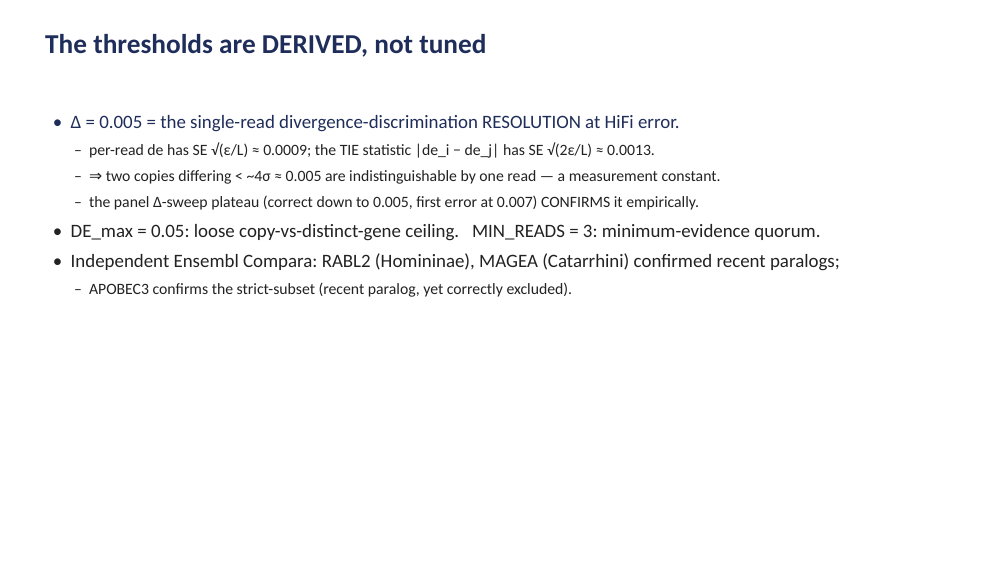
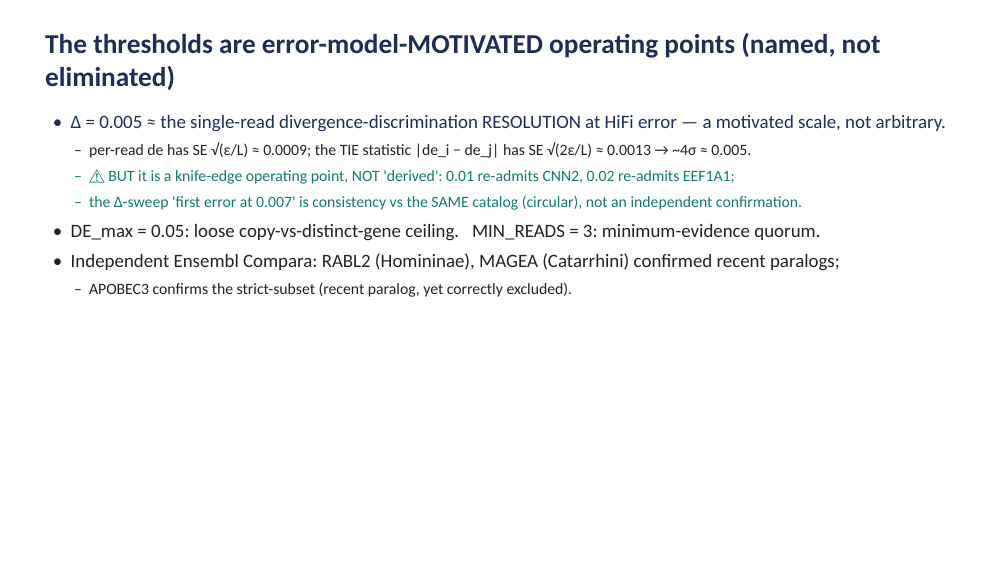
Before and after one commit to juanfraitu1/Rustle, a slide deck: slide 11 of bench/family_definition_slides.pptx. Drawn at 1008x567 pixels with LibreOffice and Linux fonts; fonts in the diff are those of the drawing. Boxes give left, top, right and bottom in pixels: in the first picture for what was removed or moved away, otherwise in the second. Text is boxed around its words. In the diff, an @@ line names an element or a change of style, - is before the commit and + after.

```diff
--- a/bench/family_definition_slides.pptx
+++ b/bench/family_definition_slides.pptx
@@ text at (45, 33, 881, 90): text changed @@
-The thresholds are DERIVED, not tuned
+The thresholds are error-model-MOTIVATED operating points (named, not eliminated)
@@ text at (71, 115, 946, 210): text changed; text colour #222222 to #127A6E @@
-• Δ = 0.005 = the single-read divergence-discrimination RESOLUTION at HiFi error.
-– per-read de has SE √(ε/L) ≈ 0.0009; the TIE statistic |de_i − de_j| has SE √(2ε/L) ≈ 0.0013.
-– ⇒ two copies differing < ~4σ ≈ 0.005 are indistinguishable by one read — a measurement constant.
-– the panel Δ-sweep plateau (correct down to 0.005, first error at 0.007) CONFIRMS it empirically.
+• Δ = 0.005 ≈ the single-read divergence-discrimination RESOLUTION at HiFi error — a motivated scale, not arbitrary.
+– per-read de has SE √(ε/L) ≈ 0.0009; the TIE statistic |de_i − de_j| has SE √(2ε/L) ≈ 0.0013 → ~4σ ≈ 0.005.
+– ⚠ BUT it is a knife-edge operating point, NOT 'derived': 0.01 re-admits CNN2, 0.02 re-admits EEF1A1;
+– the Δ-sweep 'first error at 0.007' is consistency vs the SAME catalog (circular), not an independent confirmation.
```
Also in this commit, not shown: 3 other slides changed, 1 other file.
